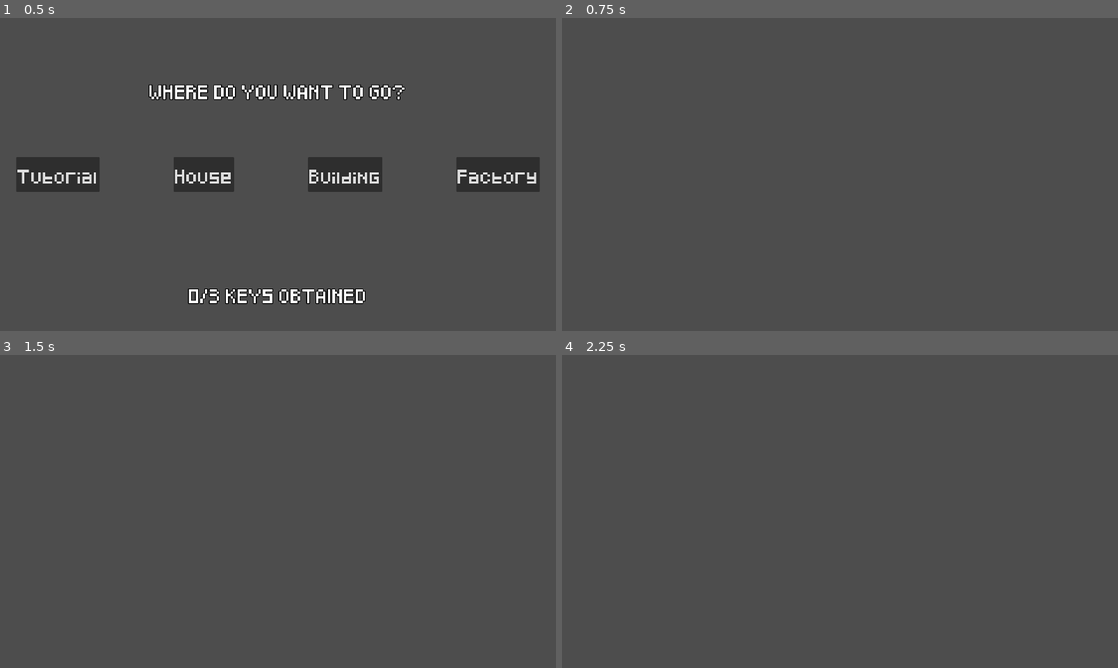
Above: before the commit, frames 1-4 (two rows, left to right).
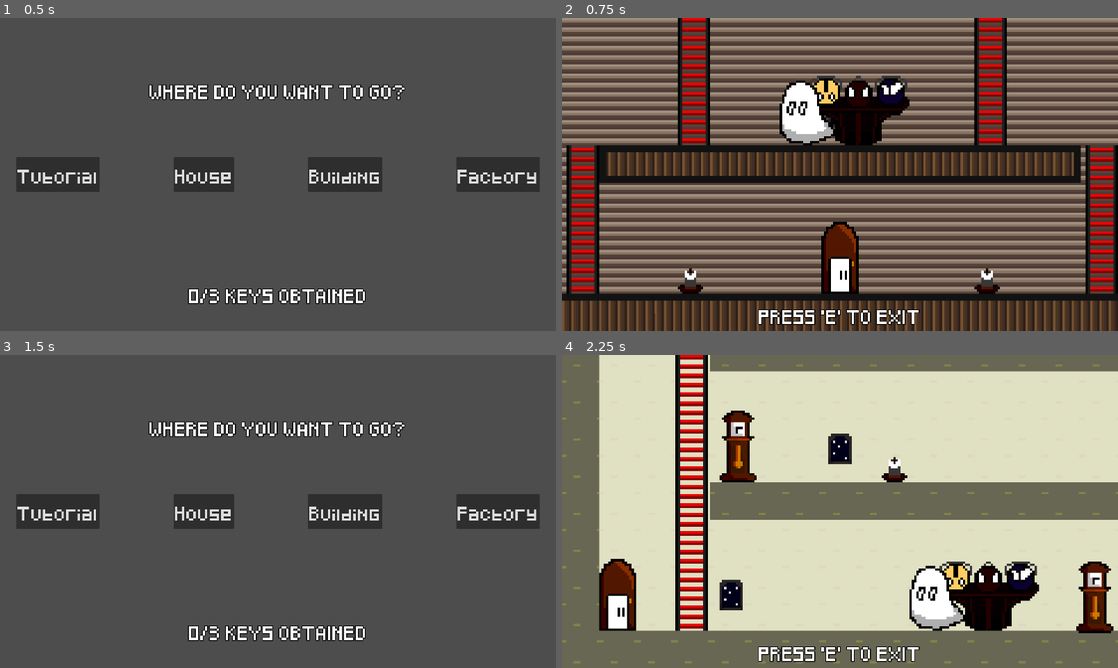
Above: after the commit, the same moments.

Repository: heitortetznerpereira/GGJ2026
Game: Godot game, scene res://main/main.tscn
Same seed, same stepped clock (60 frames per second), same inputs: the game is played once before the commit and once after it.
Inputs (mouse positions are in pixels of both pictures, inside the frame that each line leads up to):
- Up to frame 1 (0.5 s): no input
- Up to frame 2 (0.75 s): click "House" at 0.5 s
- Up to frame 3 (1.5 s): tap E at 1.25 s; move the mouse to (400, 495) at 1.27 s; hold D (move_right) from 1.28 s (still down); click (400, 495) at 1.35 s
- Up to frame 4 (2.25 s): tap W (move_up) at 1.52 s; release D (move_right) at 2 s; click (906, 511) at 2 s, where only the run after the commit has a clickable "Building"

Frame 1 is identical in both runs. In frame 2, 67% of the frame differs, in the area x 0-100%, y 0-100%; in frame 3, 8.3%; in frame 4, 100%.
Error before the commit: Attempt to call function 'restrict_cam' in base 'null instance' on a null instance. (res://maps/map.gd:21)

Commit message:
adiciona sprite separados das mascaras + sumir elas

Diff:
--- a/maps/factory/factory_map.tscn
+++ b/maps/factory/factory_map.tscn
@@ -77,7 +77,7 @@
 position = Vector2(24, -16)
 
 [node name="Key" parent="." unique_id=1203054507 instance=ExtResource("9_qysjt")]
-position = Vector2(96, -32)
+position = Vector2(48, -24)
 
 [node name="Phantom" parent="." unique_id=1524485945 instance=ExtResource("10_2qju6")]
 position = Vector2(328, -64)
--- a/maps/house/house.tscn
+++ b/maps/house/house.tscn
@@ -15,6 +15,7 @@
 [ext_resource type="PackedScene" uid="uid://bu17uw1f2baw8" path="res://monsters/phantom/phantom.tscn" id="13_g3adq"]
 [ext_resource type="PackedScene" uid="uid://b3to25tjblx6v" path="res://weapons/shotgun.tscn" id="14_iewxv"]
 [ext_resource type="PackedScene" uid="uid://iolx6jaclvsa" path="res://weapons/knife.tscn" id="15_7s3cq"]
+[ext_resource type="PackedScene" uid="uid://b51tkcnke32fs" path="res://player/player.tscn" id="15_nurp3"]
 [ext_resource type="PackedScene" uid="uid://b0gvs50xhpjt8" path="res://weapons/bear_trap.tscn" id="16_5pw05"]
 [ext_resource type="PackedScene" uid="uid://bosb4etqkxqeq" path="res://maps/items/clock.tscn" id="17_m3kro"]
 [ext_resource type="PackedScene" uid="uid://c8pumefvwve4f" path="res://maps/items/candle.tscn" id="17_o1yx8"]
@@ -63,7 +64,7 @@
 [node name="House" type="Node2D" unique_id=202776420 node_paths=PackedStringArray("tile_map", "player", "re_manager", "fnaf_manager", "exorcism_manager", "key")]
 script = ExtResource("1_t2c8o")
 tile_map = NodePath("TileMapLayer")
-player = NodePath("")
+player = NodePath("Player")
 re_manager = NodePath("REManager")
 fnaf_manager = NodePath("FNAFManager")
 exorcism_manager = NodePath("ExManager")
@@ -104,10 +105,10 @@
 metadata/_custom_type_script = "uid://0k4m2jvpriua"
 
 [node name="Door" parent="." unique_id=814041143 instance=ExtResource("11_4uba0")]
-position = Vector2(24, -16)
+position = Vector2(232, -16)
 
 [node name="Key" parent="." unique_id=1203054507 instance=ExtResource("12_irhfw")]
-position = Vector2(89, -29)
+position = Vector2(136, -24)
 
 [node name="Weapons" type="Node2D" parent="." unique_id=1599297330]
 position = Vector2(65, 156)
@@ -119,7 +120,7 @@
 position = Vector2(55, -340)
 
 [node name="Knife" parent="Weapons" unique_id=111442576 instance=ExtResource("15_7s3cq")]
-position = Vector2(159, -180)
+position = Vector2(-41, -188)
 
 [node name="BearTrap" parent="Weapons" unique_id=299508110 instance=ExtResource("16_5pw05")]
 position = Vector2(80, -240)
@@ -175,3 +176,6 @@
 
 [node name="Phantom" parent="." unique_id=1524485945 instance=ExtResource("13_g3adq")]
 position = Vector2(216, -80)
+
+[node name="Player" parent="." unique_id=910214005 instance=ExtResource("15_nurp3")]
+position = Vector2(232, -32)
--- a/monsters/phantom/phantom.gd
+++ b/monsters/phantom/phantom.gd
@@ -1,11 +1,22 @@
 class_name Phantom
 extends Area2D
 
+@onready var bluemask = $bluemask
+@onready var redmask = $redmask
+@onready var yellowmask = $yellowmask
 
 @export var inter_area : InterArea
 
+func _ready() -> void:
+	if Global.won_fnaf:
+		bluemask.visible = false
+	if Global.won_ex:
+		yellowmask.visible = false
+	if Global.won_re:
+		redmask.visible = false
 
 func _process(delta: float) -> void:
+
 	if Input.is_action_just_pressed(
 		"interact"
 	) and inter_area.player_on:
--- a/monsters/phantom/phantom.tscn
+++ b/monsters/phantom/phantom.tscn
@@ -1,9 +1,12 @@
 [gd_scene format=3 uid="uid://bu17uw1f2baw8"]
 
 [ext_resource type="Script" uid="uid://wpabcmy42e6d" path="res://monsters/phantom/phantom.gd" id="1_xr567"]
-[ext_resource type="Texture2D" uid="uid://5r08yprhjnlr" path="res://assets/sprites/Altar.png" id="2_q5ps1"]
+[ext_resource type="Texture2D" uid="uid://wrui84sj6f7d" path="res://assets/sprites/altar/altar.png" id="2_87ov7"]
 [ext_resource type="Texture2D" uid="uid://ddelfaws5g5j4" path="res://assets/sprites/fantasma.png" id="2_ykdrl"]
+[ext_resource type="Texture2D" uid="uid://clyukhdisiqf2" path="res://assets/sprites/altar/mascaraAzul.png" id="3_b6ibh"]
 [ext_resource type="Script" uid="uid://icjf04lt7x84" path="res://util/inter_area.gd" id="3_fibky"]
+[ext_resource type="Texture2D" uid="uid://kttu0q0ln3qu" path="res://assets/sprites/altar/mascaraVermelha.png" id="4_2chg6"]
+[ext_resource type="Texture2D" uid="uid://cjjms1f4v0a02" path="res://assets/sprites/altar/mascaraAmarela.png" id="5_yjwrn"]
 
 [sub_resource type="RectangleShape2D" id="RectangleShape2D_ykdrl"]
 size = Vector2(64, 32)
@@ -16,7 +19,19 @@
 
 [node name="Sprite2D2" type="Sprite2D" parent="." unique_id=1666842824]
 position = Vector2(24, -16)
-texture = ExtResource("2_q5ps1")
+texture = ExtResource("2_87ov7")
+
+[node name="bluemask" type="Sprite2D" parent="." unique_id=1480480834]
+position = Vector2(38, -23)
+texture = ExtResource("3_b6ibh")
+
+[node name="redmask" type="Sprite2D" parent="." unique_id=1646975493]
+position = Vector2(24, -23)
+texture = ExtResource("4_2chg6")
+
+[node name="yellowmask" type="Sprite2D" parent="." unique_id=1153738439]
+position = Vector2(10, -23)
+texture = ExtResource("5_yjwrn")
 
 [node name="Sprite2D" type="Sprite2D" parent="." unique_id=220380501]
 position = Vector2(0, -16)
@@ -31,5 +46,5 @@
 metadata/_custom_type_script = "uid://icjf04lt7x84"
 
 [node name="CollisionShape2D" type="CollisionShape2D" parent="InterArea" unique_id=1097564014]
-position = Vector2(16, -16)
+position = Vector2(17, -16)
 shape = SubResource("RectangleShape2D_ykdrl")
Binary file added: assets/sprites/altar/altar.png
Not shown, added: assets/sprites/altar/altar.png.import
Binary file added: assets/sprites/altar/mascaraAmarela.png
Not shown, added: assets/sprites/altar/mascaraAmarela.png.import
Binary file added: assets/sprites/altar/mascaraAzul.png
Not shown, added: assets/sprites/altar/mascaraAzul.png.import
Binary file added: assets/sprites/altar/mascaraVermelha.png
Not shown, added: assets/sprites/altar/mascaraVermelha.png.import
